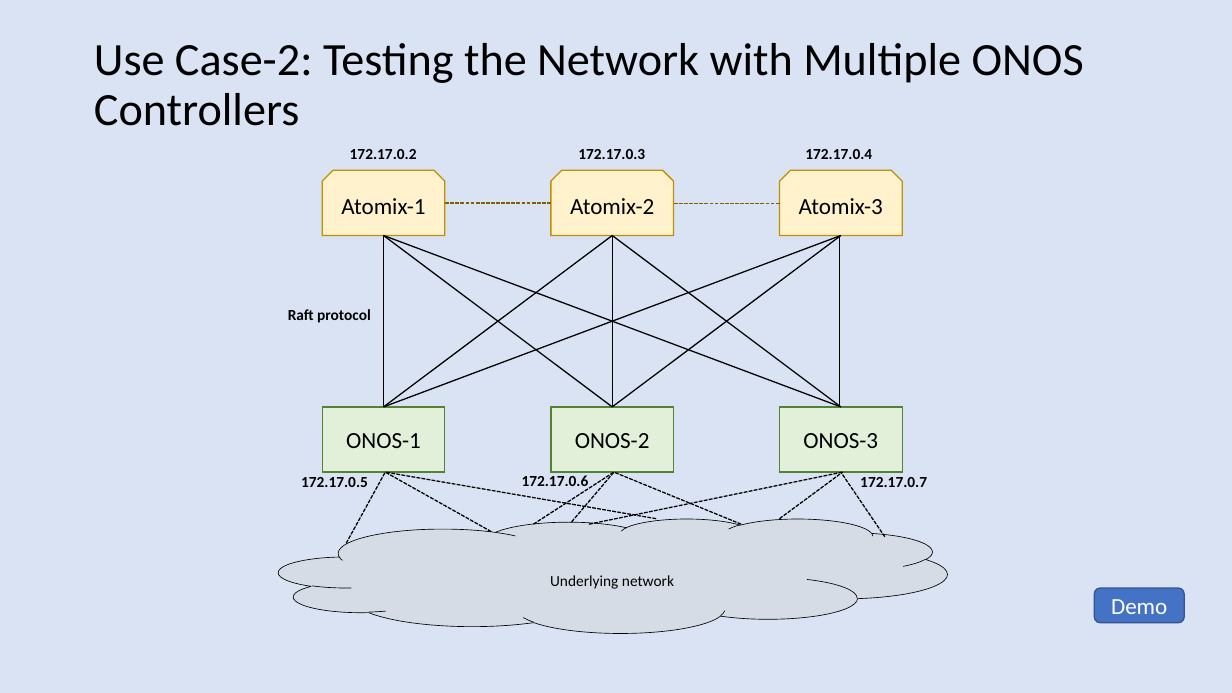
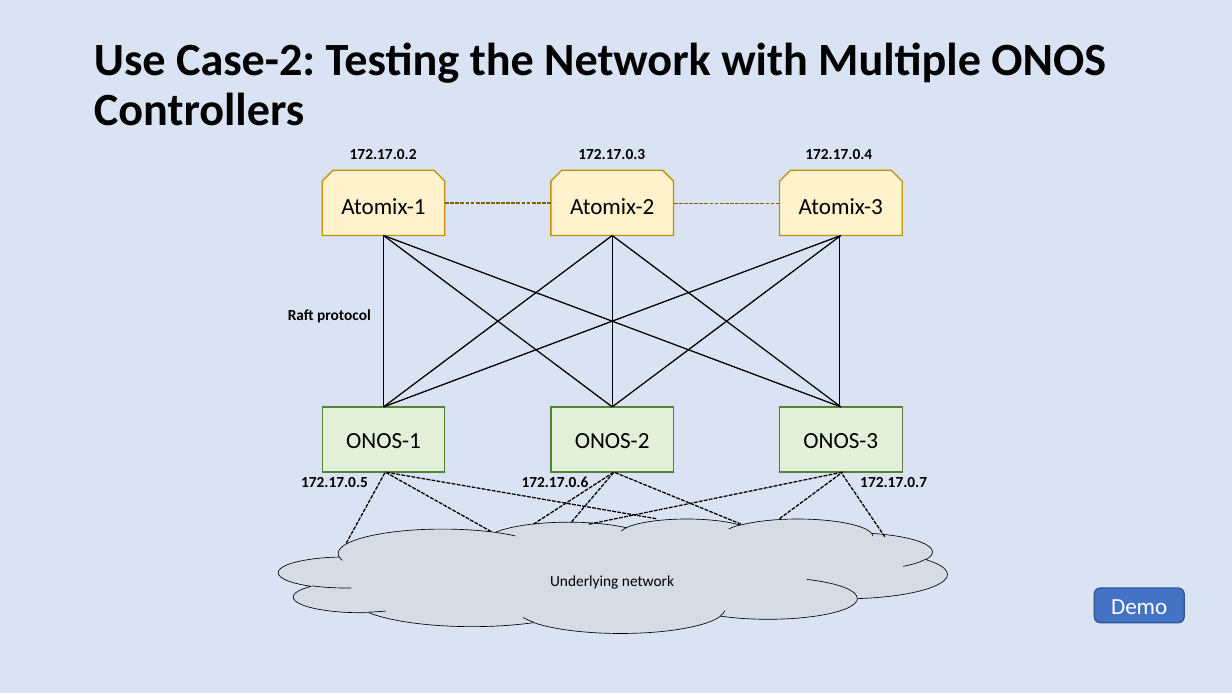
Before and after one commit to harshal-vaze/Software-Defined-Networking-with-ONOS, a slide deck: slide 19 of Thesis.pptx (slide 18 before the commit). Drawn at 1232x693 pixels with LibreOffice and Linux fonts; fonts in the diff are those of the drawing. Boxes give left, top, right and bottom in pixels: in the first picture for what was removed or moved away, otherwise in the second. Text is boxed around its words. In the diff, an @@ line names an element or a change of style, - is before the commit and + after.

```diff
--- a/Thesis.pptx
+++ b/Thesis.pptx
@@ text "Use Case-2: Testing the Network ..." at <box>94,42,1106,126</box>: bold on @@
```
Also in this commit, not shown: 16 other slides changed, 3 slides added, 6 slides removed, 1 other file.
